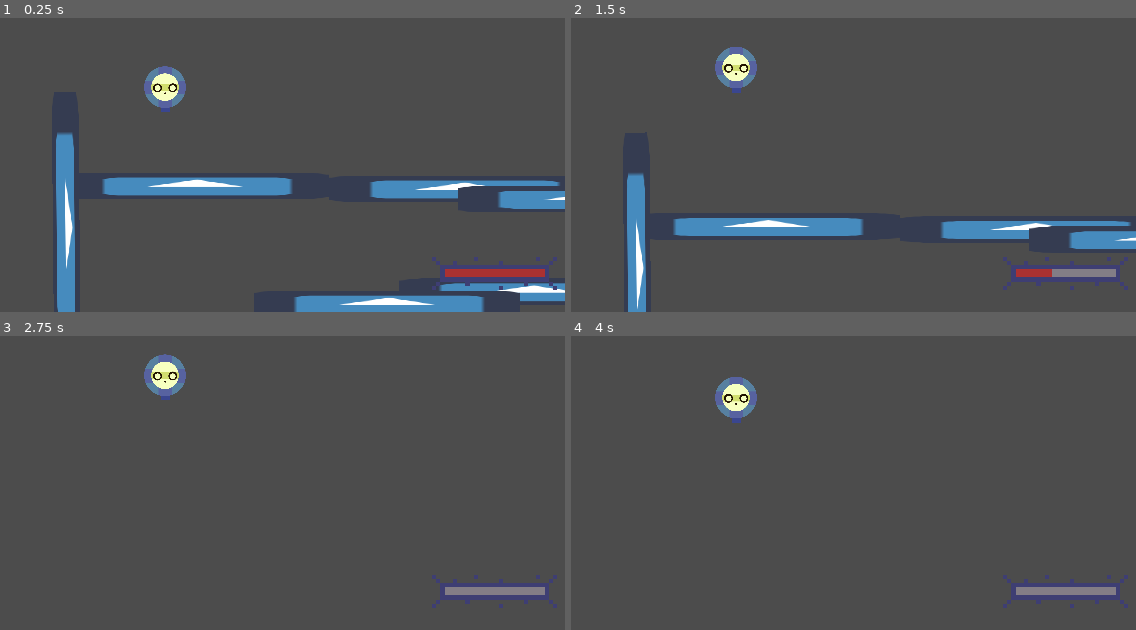
Above: before the commit, frames 1-4 (two rows, left to right).
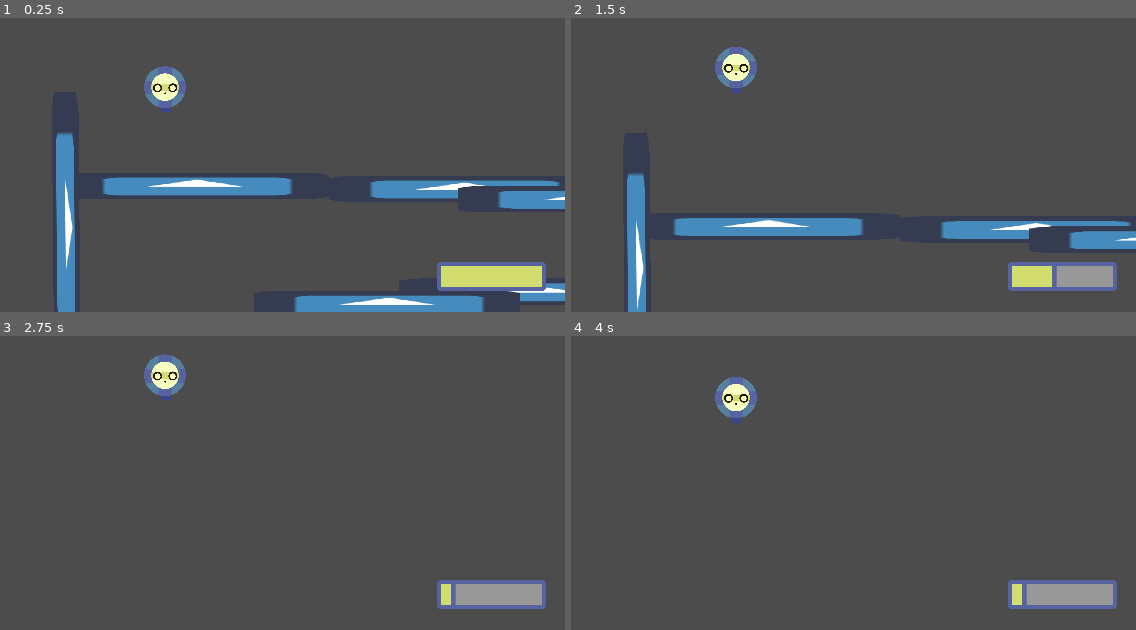
Above: after the commit, the same moments.

Repository: KoshakiDev/GodotWildJam13Mar2021
Game: Godot game, scene res://Levels/DebugLevel.tscn
Same seed, same stepped clock (60 frames per second), same inputs: the game is played once before the commit and once after it. The engine's default icon, where the game draws it, is replaced by a stand-in: a white triangle on a blue panel in a dark square.
Inputs:
- Up to frame 1 (0.25 s): no input
- Up to frame 2 (1.5 s): hold Right (move_right) 0.53-1.28 s; tap Space (use_module_1) at 0.6, 1.35 s; hold Left (move_left) from 1.28 s (still down)
- Up to frame 3 (2.75 s): release Left (move_left) at 2.03 s; hold Right (move_right) from 2.03 s (still down); tap Space (use_module_1) at 2.1 s
- Up to frame 4 (4 s): tap Space (use_module_1) at 2.85, 3.6 s; release Right (move_right) at 3.53 s; hold Left (move_left) from 3.53 s (still down)

The runs differ from the first frame. In frame 1, 2.0% of the frame differs, in the area x 76-99%, y 81-93%; in frame 2, 2.0%; in frame 3, 2.0%; in frame 4, 2.0%.

Commit message:
Changes on energy UI

Diff:
--- a/HUD/HUD.gd
+++ b/HUD/HUD.gd
@@ -3,7 +3,22 @@
 
 
 onready var energy_bar := $EnergyBar
+onready var tween := $Tween
 
 
 func update_energy_bar(energy: float, max_energy: float):
-	energy_bar.value = energy / max_energy * 100
+#	energy_bar.value = energy / max_energy * 100
+	var new_val = energy / max_energy * 100
+	tween.stop(energy_bar, 'value')
+	tween.interpolate_property(
+		energy_bar, 'value',
+		energy_bar.value, new_val,
+		.1, Tween.TRANS_LINEAR, Tween.EASE_IN)
+	tween.start()
+
+func shake():
+	tween.interpolate_property(
+		energy_bar, 'value',
+		1.0, 0.0,
+		.1, Tween.TRANS_LINEAR, Tween.EASE_IN)
+	tween.start()
--- a/HUD/HUD.tscn
+++ b/HUD/HUD.tscn
@@ -1,20 +1,54 @@
-[gd_scene load_steps=4 format=2]
+[gd_scene load_steps=8 format=2]
 
 [ext_resource path="res://Art/HUD/ProgressBars/EnergyBack.png" type="Texture" id=1]
 [ext_resource path="res://Art/HUD/ProgressBars/EnergyProgress.png" type="Texture" id=2]
 [ext_resource path="res://HUD/HUD.gd" type="Script" id=3]
 
+[sub_resource type="Shader" id=1]
+code = "shader_type canvas_item;
+
+uniform float offset : hint_range(0f, 1f) = 0.0;
+void vertex() {
+	VERTEX.y += sin(TIME * 25f) * (10f * offset);
+}"
+
+[sub_resource type="ShaderMaterial" id=2]
+shader = SubResource( 1 )
+shader_param/offset = 0.0
+
+[sub_resource type="StyleBoxFlat" id=3]
+bg_color = Color( 0.823529, 0.870588, 0.439216, 1 )
+border_width_left = 10
+border_width_top = 10
+border_width_right = 10
+border_width_bottom = 10
+border_color = Color( 0.345098, 0.388235, 0.631373, 1 )
+corner_radius_top_left = 10
+corner_radius_top_right = 10
+corner_radius_bottom_right = 10
+corner_radius_bottom_left = 10
+
+[sub_resource type="StyleBoxFlat" id=4]
+border_width_left = 10
+border_width_top = 10
+border_width_right = 10
+border_width_bottom = 10
+border_color = Color( 0.345098, 0.388235, 0.631373, 1 )
+corner_radius_top_left = 10
+corner_radius_top_right = 10
+corner_radius_bottom_right = 10
+corner_radius_bottom_left = 10
+
 [node name="HUD" type="Control"]
-anchor_left = -0.000584602
-anchor_top = -0.00103935
-anchor_right = 0.999415
-anchor_bottom = 0.998961
+anchor_right = 1.0
+anchor_bottom = 1.0
 script = ExtResource( 3 )
 __meta__ = {
 "_edit_use_anchors_": false
 }
 
-[node name="EnergyBar" type="TextureProgress" parent="."]
+[node name="EnergyBarOld" type="TextureProgress" parent="."]
+visible = false
 anchor_left = 1.0
 anchor_top = 1.0
 anchor_right = 1.0
@@ -24,9 +58,29 @@
 margin_right = -297.339
 margin_bottom = -157.331
 rect_scale = Vector2( 10, 10 )
-max_value = 100.0
 texture_under = ExtResource( 1 )
 texture_progress = ExtResource( 2 )
 __meta__ = {
 "_edit_use_anchors_": false
 }
+
+[node name="EnergyBar" type="ProgressBar" parent="."]
+material = SubResource( 2 )
+anchor_left = 1.0
+anchor_top = 1.0
+anchor_right = 1.0
+anchor_bottom = 1.0
+margin_left = -307.0
+margin_top = -120.0
+margin_right = -46.0
+margin_bottom = -50.0
+custom_styles/fg = SubResource( 3 )
+custom_styles/bg = SubResource( 4 )
+step = 1.0
+value = 33.0
+percent_visible = false
+__meta__ = {
+"_edit_use_anchors_": false
+}
+
+[node name="Tween" type="Tween" parent="."]
